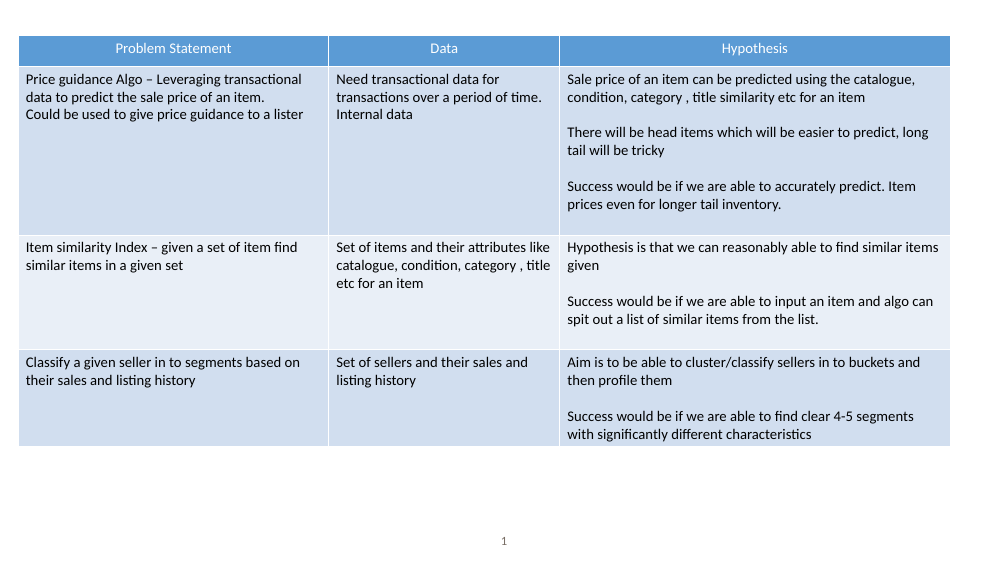
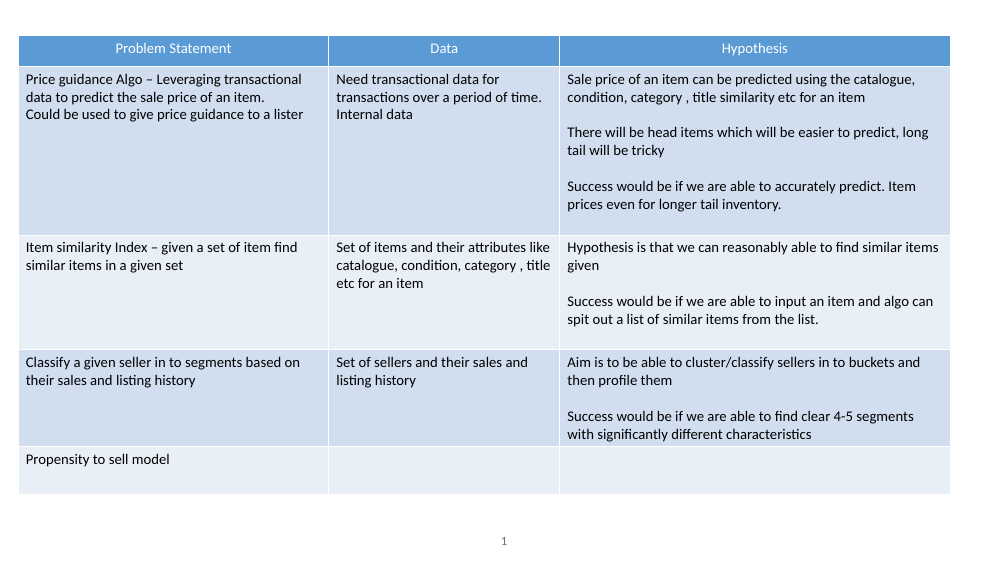
Before and after one commit to jatingupta17/DS-SF-36, a slide deck: slide 1 of final-project/1/FinalProject1_Proposal.pptx. Drawn at 1008x567 pixels with LibreOffice and Linux fonts; fonts in the diff are those of the drawing. Boxes give left, top, right and bottom in pixels: in the first picture for what was removed or moved away, otherwise in the second. Text is boxed around its words. In the diff, an @@ line names an element or a change of style, - is before the commit and + after.

```diff
--- a/final-project/1/FinalProject1_Proposal.pptx
+++ b/final-project/1/FinalProject1_Proposal.pptx
@@ table at [18,36,951,490] @@
+row 5: Propensity to sell model |  | 
```
Also in this commit, not shown: 2 other files.
